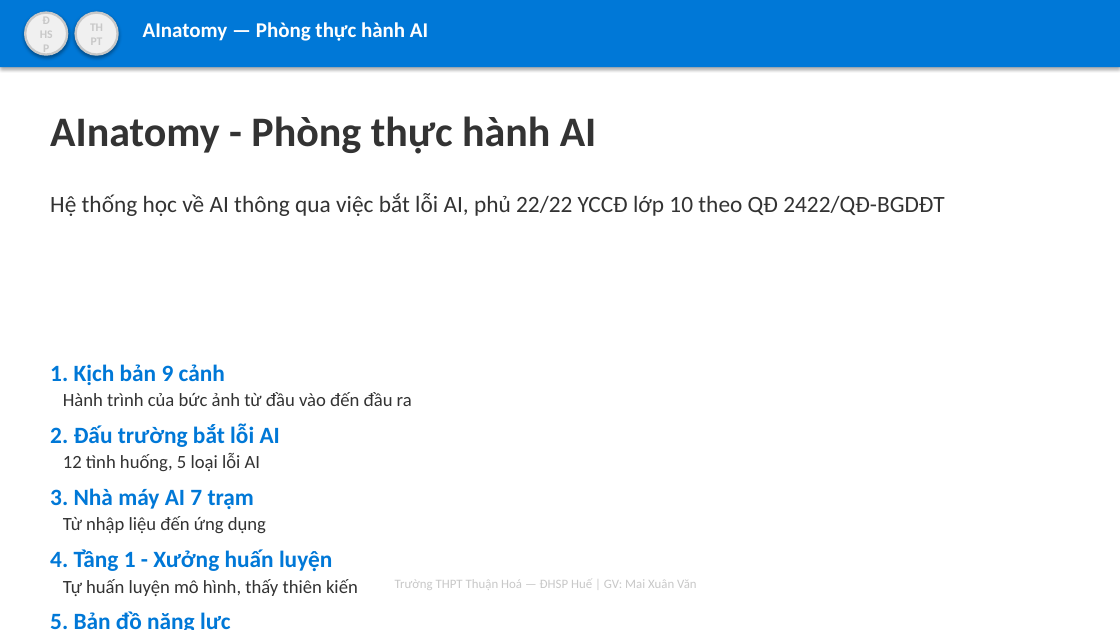
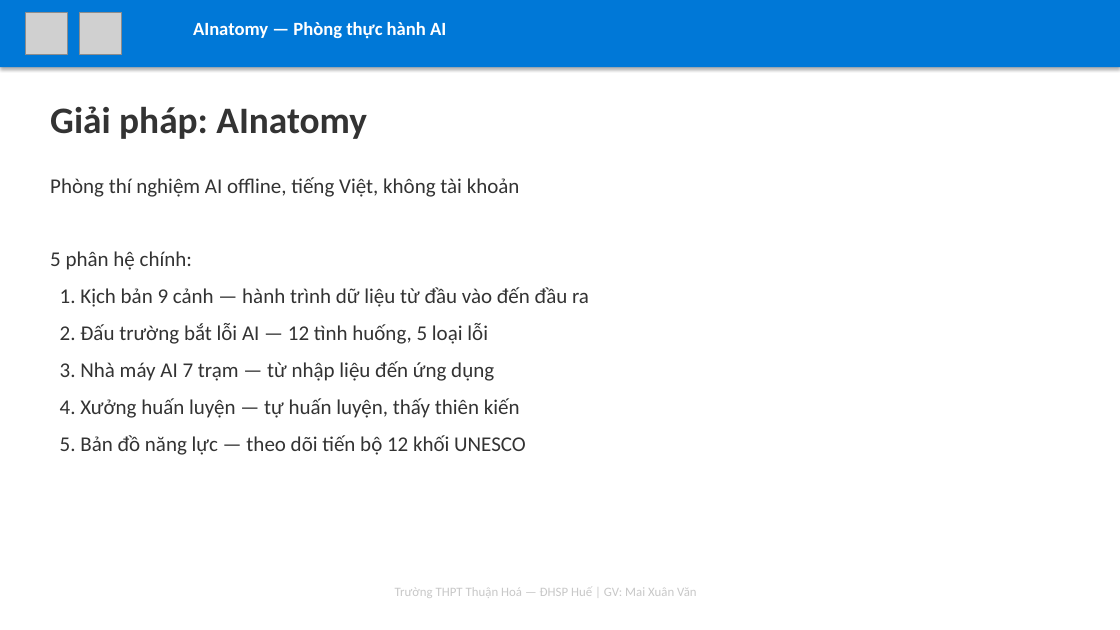
Before and after one commit to mxuanvan02/ainatomy, a slide deck: slide 3 of template_thuanhoa.pptx (slide 6 before the commit). Drawn at 1120x630 pixels with LibreOffice and Linux fonts; fonts in the diff are those of the drawing; grey boxes stand for pictures. Boxes give left, top, right and bottom in pixels: in the first picture for what was removed or moved away, otherwise in the second. Text is boxed around its words. In the diff, an @@ line names an element or a change of style, - is before the commit and + after.

Commit message:
Thêm logo thật từ Wikipedia và template slide báo cáo 7 trang
- Tải logo ĐHSP Huế từ Wikipedia (SVG → PNG 3750x3750)
- Tải logo THPT Thuận Hoá từ website trường (JPG 955x956)
- Tạo template_thuanhoa.pptx với 7 slides: bìa, vấn đề, giải pháp, tích hợp chương trình, kết quả, demo, cảm ơn
- Nghiên cứu workflow: Marp, Slidev, reveal.js, mkdeck

```diff
--- a/template_thuanhoa.pptx
+++ b/template_thuanhoa.pptx
@@ ellipse removed at (25, 13, 67, 55) @@
-ĐHSP
@@ picture added at (25, 13, 67, 55) @@
@@ ellipse removed at (76, 13, 118, 55) @@
-THPT
@@ picture added at (80, 13, 122, 55) @@
@@ text "AInatomy — Phòng thực hành ...": place and size @@
-text "AInatomy — Phòng thực hành ..." at (143, 22, 428, 41)
+text "AInatomy — Phòng thực hành ..." at (193, 22, 446, 39)
@@ text "AInatomy — Phòng thực hành ..." at (193, 22, 446, 39): size 18 to 16 pt @@
@@ text at (50, 106, 367, 139): text changed; size 36 to 32 pt @@
-AInatomy - Phòng thực hành AI
+Giải pháp: AInatomy
@@ text at (50, 177, 589, 455): text changed; size 16 to 18 pt @@
-1. Kịch bản 9 cảnh
-Hành trình của bức ảnh từ đầu vào đến đầu ra
-2. Đấu trường bắt lỗi AI
-12 tình huống, 5 loại lỗi AI
-3. Nhà máy AI 7 trạm
-Từ nhập liệu đến ứng dụng
-4. Tầng 1 - Xưởng huấn luyện
-Tự huấn luyện mô hình, thấy thiên kiến
-5. Bản đồ năng lực
-Theo dõi tiến bộ theo 12 khối UNESCO
+Phòng thí nghiệm AI offline, tiếng Việt, không tài khoản
+5 phân hệ chính:
+1. Kịch bản 9 cảnh — hành trình dữ liệu từ đầu vào đến đầu ra
+2. Đấu trường bắt lỗi AI — 12 tình huống, 5 loại lỗi
+3. Nhà máy AI 7 trạm — từ nhập liệu đến ứng dụng
+4. Xưởng huấn luyện — tự huấn luyện, thấy thiên kiến
+5. Bản đồ năng lực — theo dõi tiến bộ 12 khối UNESCO
@@ text removed at (50, 193, 944, 216) @@
-Hệ thống học về AI thông qua việc bắt lỗi AI, phủ 22/22 YCCĐ lớp 10 theo QĐ 2422/QĐ-BGDĐT
@@ text "Trường THPT Thuận Hoá — ...": place and size @@
-text "Trường THPT Thuận Hoá — ..." at (395, 580, 696, 590)
+text "Trường THPT Thuận Hoá — ..." at (395, 588, 696, 598)
```
Also in this commit, not shown: 2 other slides changed, 4 slides added, 5 slides removed, 4 other files.
